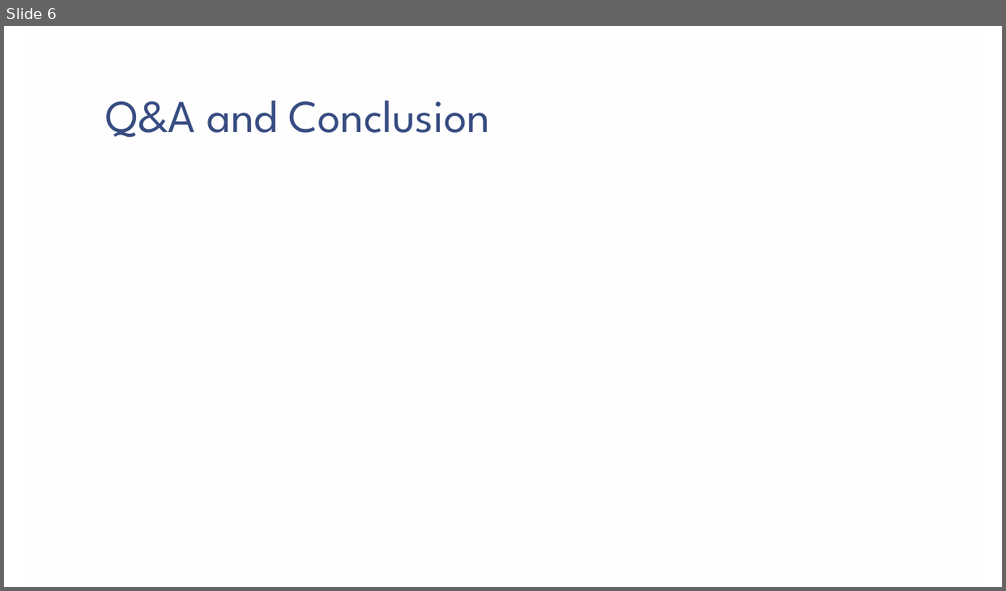
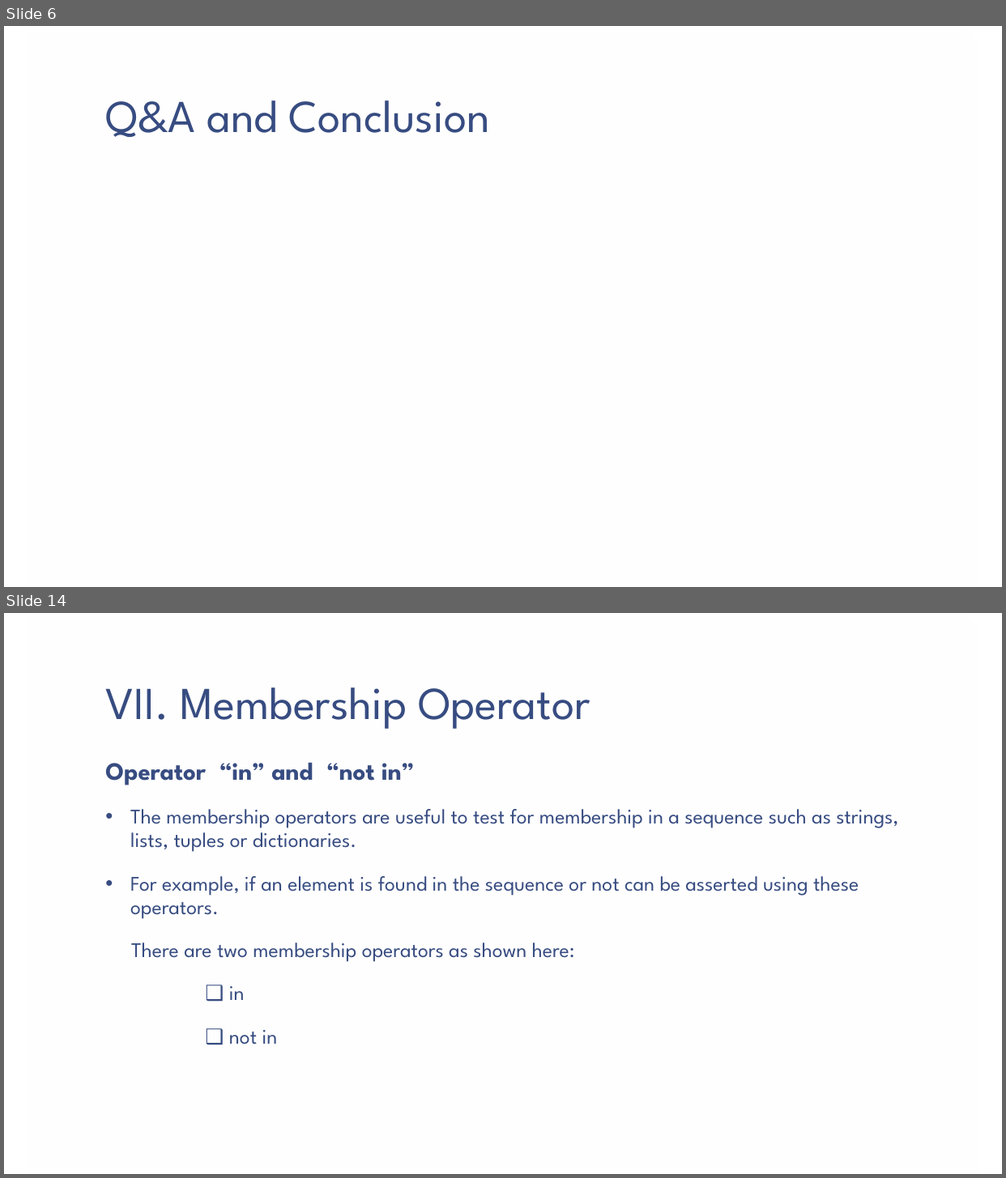
Before and after one commit to vaishnavi-consultants/Computer-Science, a slide deck: Python/Session2/PPT/Python_Fundamentals(Notes).pptx. Shown one above the other, each under a label of ours: slide 6 before the commit, slides 6 and 14 after it; the slides between them are not shown. The pictures are 1006x591 and 1006x1178 pixels, drawn with LibreOffice and Linux fonts; fonts in the diff are those of the drawing; background and template pictures are left out. Boxes give left, top, right and bottom in pixels: in the first picture for what was removed or moved away, otherwise in the second. Text is boxed around its words. In the diff, an @@ line names an element or a change of style, - is before the commit and + after.

```diff
--- a/Python/Session2/PPT/Python_Fundamentals(Notes).pptx
+++ b/Python/Session2/PPT/Python_Fundamentals(Notes).pptx
@@ slide 14 added at box(4, 613, 1002, 1174), background picture (left out); not listed: 1 template element that a slide beside it also shows @@
@@ title added at box(105, 688, 590, 729), 44 pt, text #374C81 @@
+VII. Membership Operator
@@ text added at box(105, 763, 898, 1045), 20 pt, text #374C81 @@
+Operator “in” and “not in”
+• The membership operators are useful to test for membership in a sequence such as strings, lists, tuples or dictionaries.
+• For example, if an element is found in the sequence or not can be asserted using these operators.
+There are two membership operators as shown here:
+❑ in
+❑ not in
```
Also in this commit, not shown: 6 slides changed, 12 other slides added.
